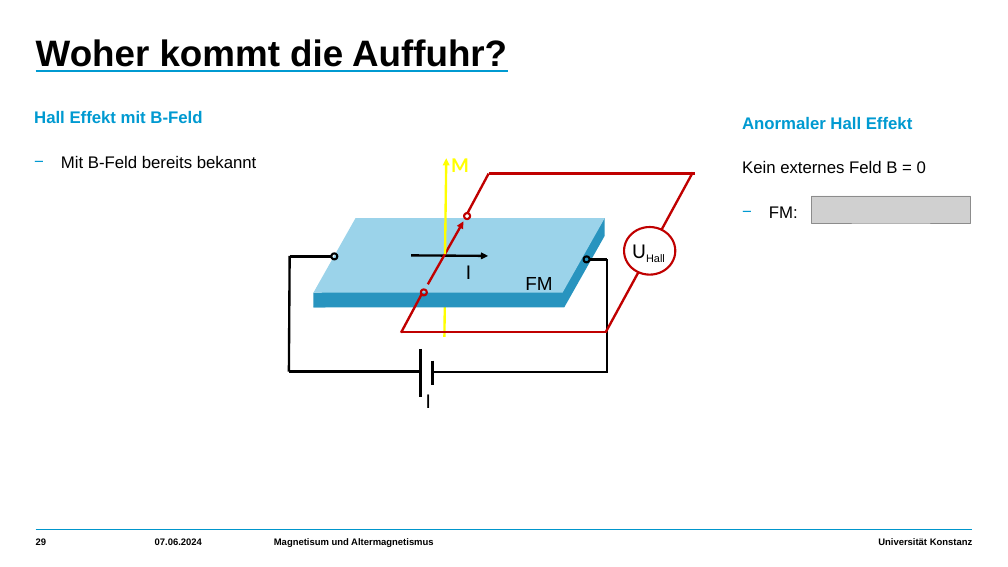
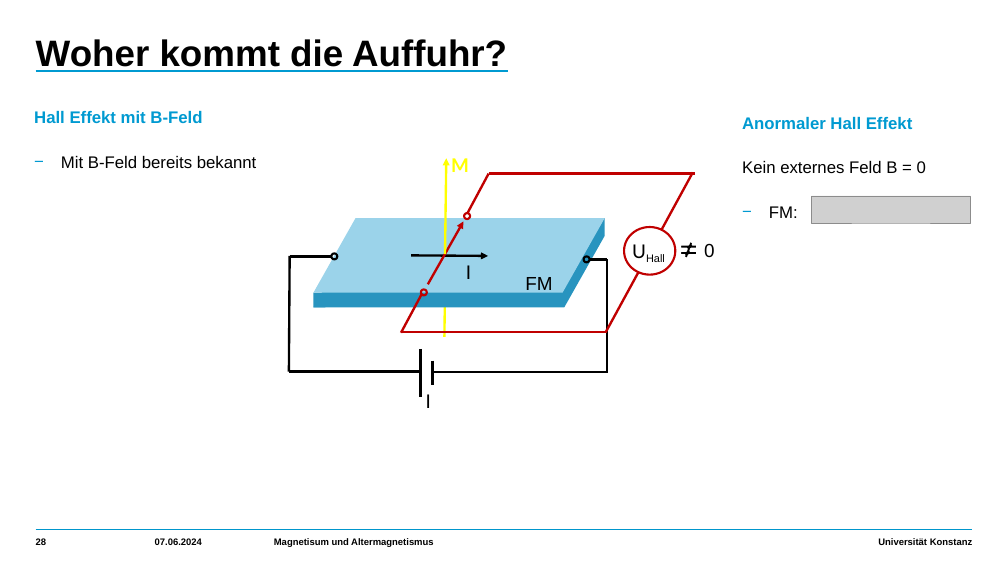
Before and after one commit to HolykingJulex/EstimateSeminar, a slide deck: slide 28 of Vortrag.pptx (slide 29 before the commit). Drawn at 1008x567 pixels with LibreOffice and Linux fonts; fonts in the diff are those of the drawing; grey boxes stand for pictures. Boxes give left, top, right and bottom in pixels: in the first picture for what was removed or moved away, otherwise in the second. Text is boxed around its words. In the diff, an @@ line names an element or a change of style, - is before the commit and + after.

```diff
--- a/Vortrag.pptx
+++ b/Vortrag.pptx
@@ math not equal added at (677,241,700,259), fill #000000, outline #FFFFFF 2 pt @@
@@ text added at (704,243,715,257), 18 pt, text #000000 @@
+0
```
Also in this commit, not shown: 35 other slides changed, 3 slides added, 4 slides removed, 3 other files.
